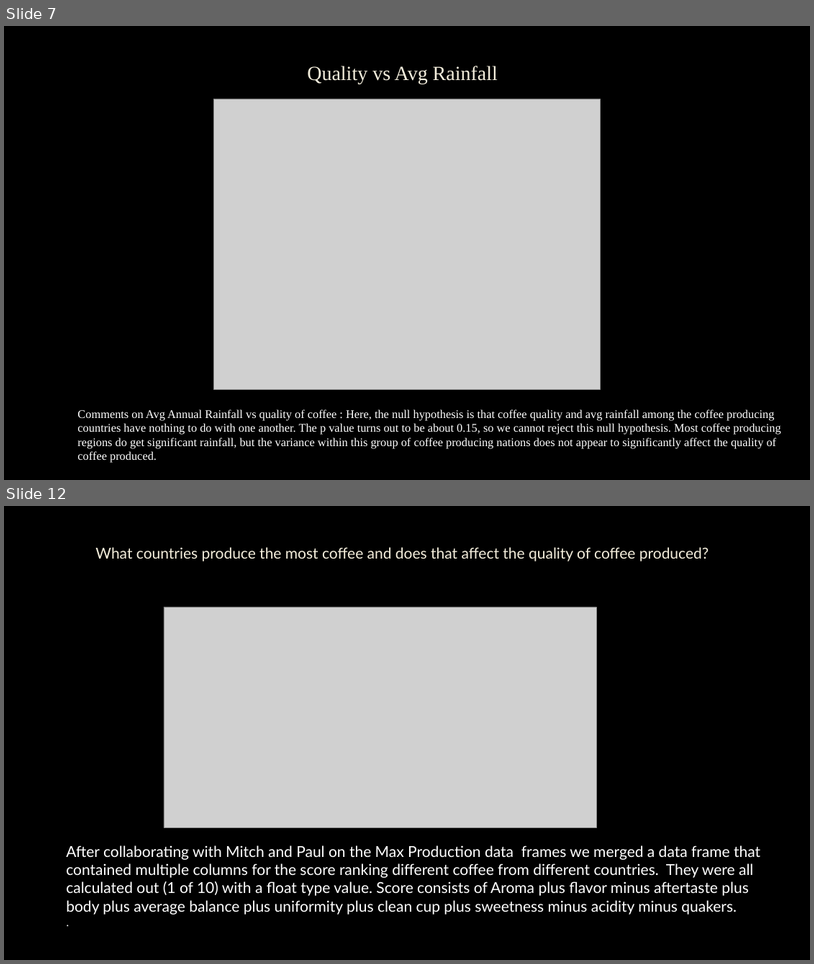
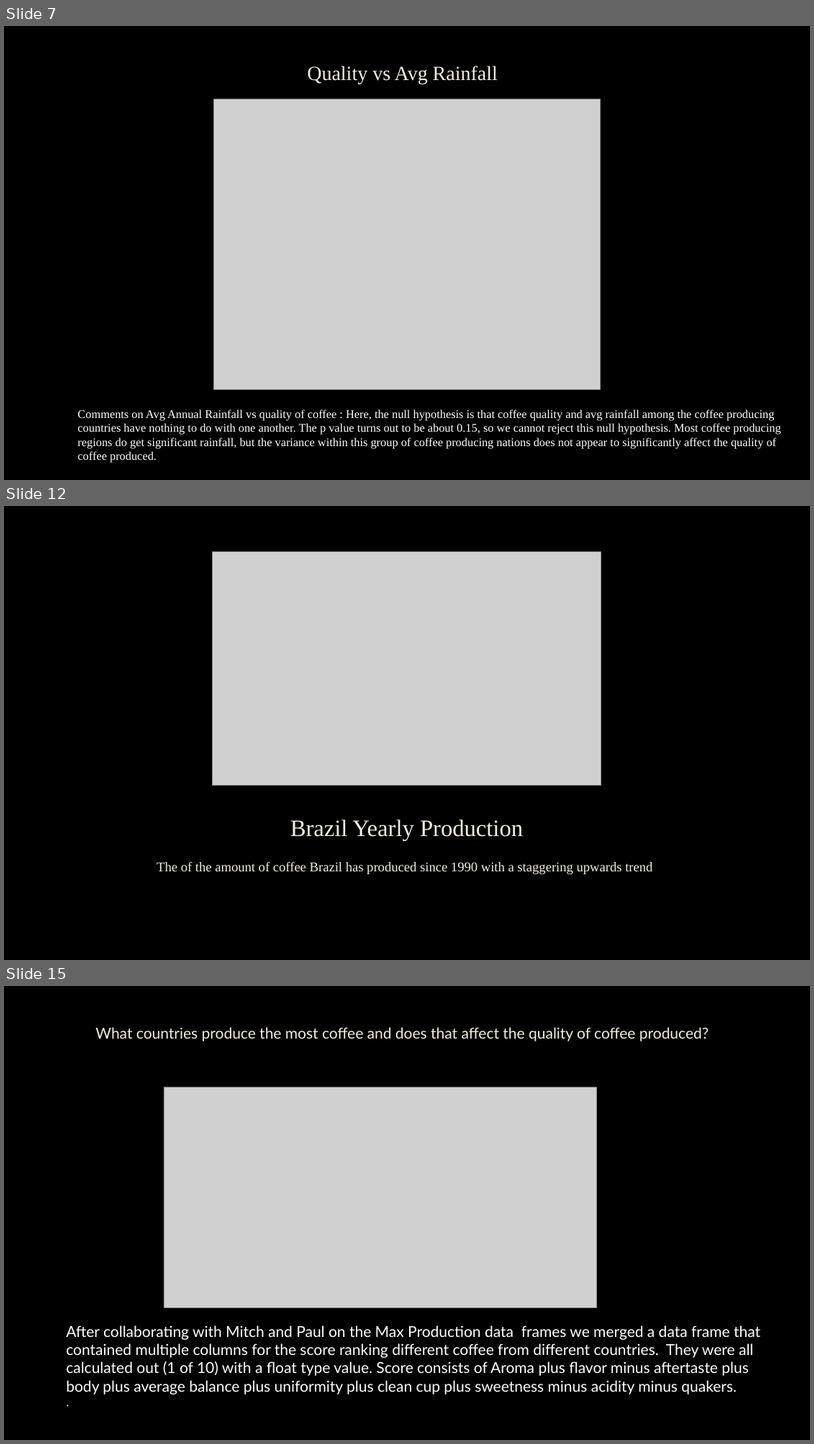
Before and after one commit to colinroberts-data-analytics-portfolio/project1, a slide deck: A Study of Coffee Production.pptx. Shown one above the other, each under a label of ours: slides 7 and 12 before the commit, slides 7, 12 and 15 after it; the slides between them are not shown. The pictures are 814x964 and 814x1444 pixels, drawn with LibreOffice and Linux fonts; fonts in the diff are those of the drawing; grey boxes stand for pictures; background and template pictures are left out. Boxes give left, top, right and bottom in pixels: in the first picture for what was removed or moved away, otherwise in the second. Text is boxed around its words. In the diff, an @@ line names an element or a change of style, - is before the commit and + after.

Commit message:
Updated Coffee Production Graphs

```diff
--- a/A Study of Coffee Production.pptx
+++ b/A Study of Coffee Production.pptx
@@ slide 12 added at (x1=4, y1=506, x2=810, y2=960), background picture (left out) @@
@@ picture added at (x1=213, y1=552, x2=602, y2=785) @@
@@ title added at (x1=291, y1=819, x2=523, y2=840), 28 pt, text #F4EEDC @@
+Brazil Yearly Production
@@ text added at (x1=157, y1=862, x2=653, y2=874), 16 pt, text #F4EEDC @@
+The of the amount of coffee Brazil has produced since 1990 with a staggering upwards trend
@@ what was slide 12 is now slide 15 @@
```
Also in this commit, not shown: 6 other slides added, 4 slides removed.
